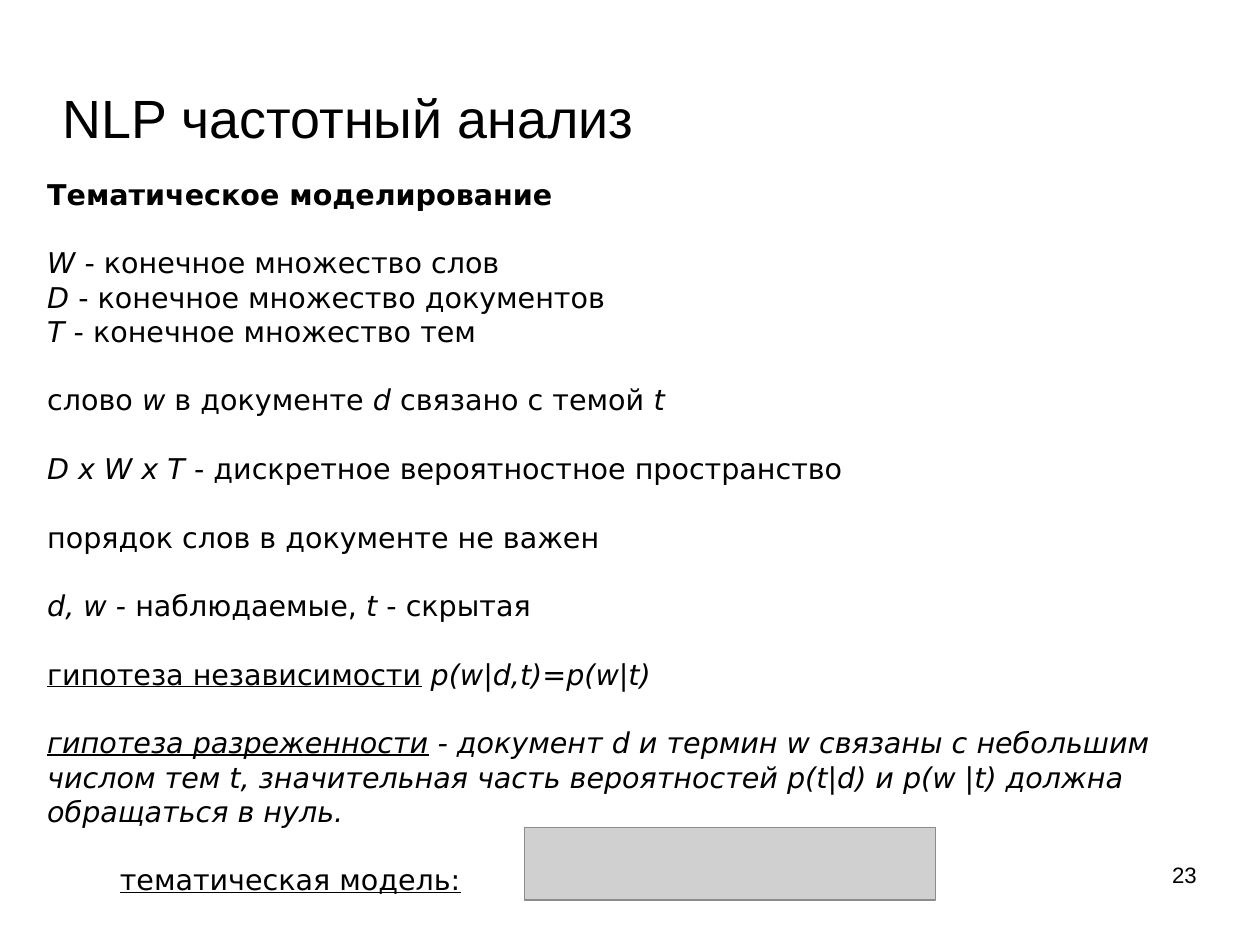
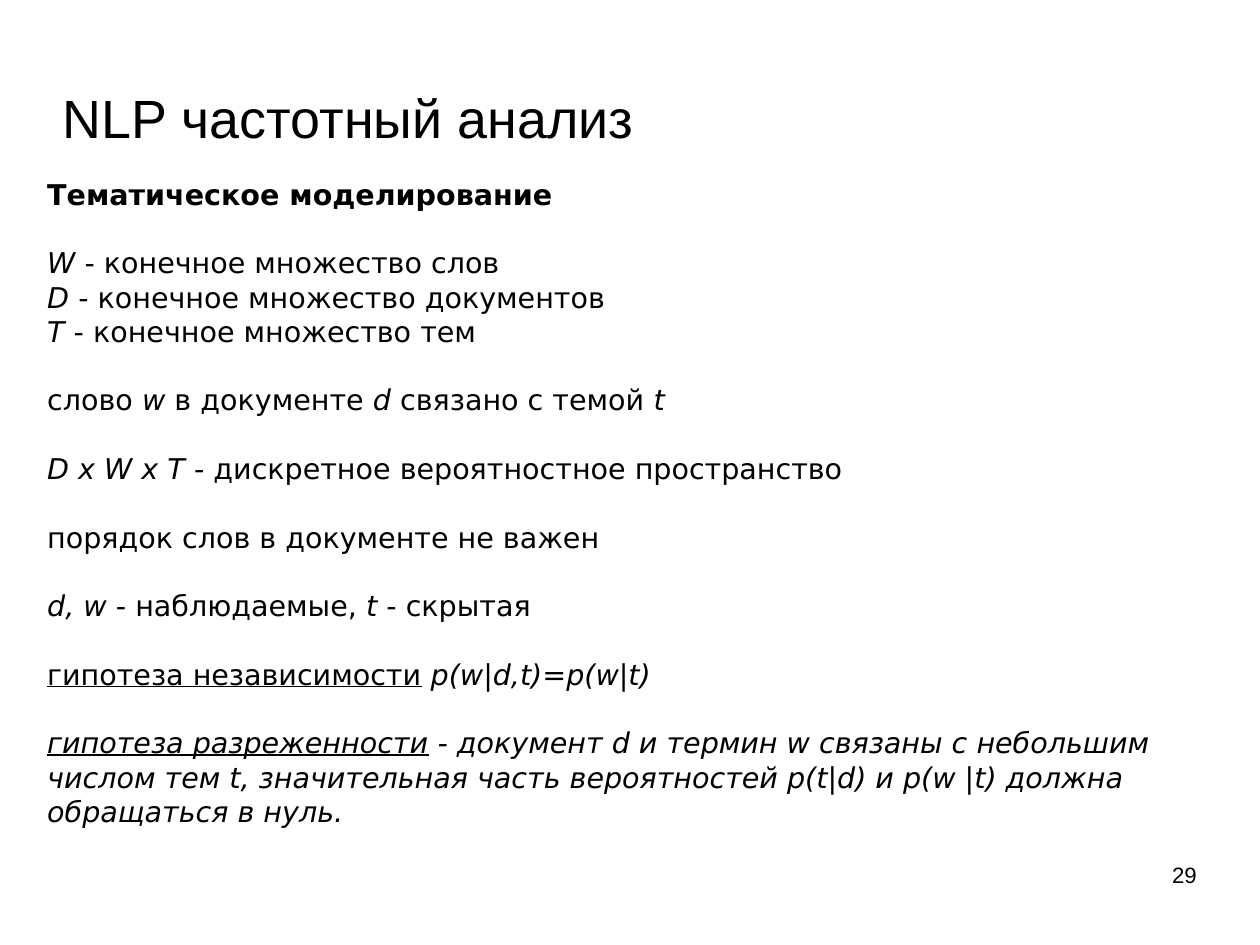
Before and after one commit to mechanoid5/ml_lectorium_legacy, a slide deck: slide 29 of 25-text-tfidf.odp (slide 23 before the commit). Drawn at 1260x945 pixels with LibreOffice and Linux fonts; fonts in the diff are those of the drawing; grey boxes stand for pictures; background and template pictures are left out. Boxes give left, top, right and bottom in pixels: in the first picture for what was removed or moved away, otherwise in the second. Text is boxed around its words. In the diff, an @@ line names an element or a change of style, - is before the commit and + after.

```diff
--- a/25-text-tfidf.odp
+++ b/25-text-tfidf.odp
@@ picture removed at bbox=[525, 828, 936, 900] @@
@@ page number at bbox=[1172, 867, 1197, 884]: text changed @@
-23
+29
@@ text at bbox=[120, 874, 460, 894]: paragraph removed @@
-тематическая модель:
```
Also in this commit, not shown: 3 other slides changed, 7 slides added, 1 slide removed, 1 other file.
